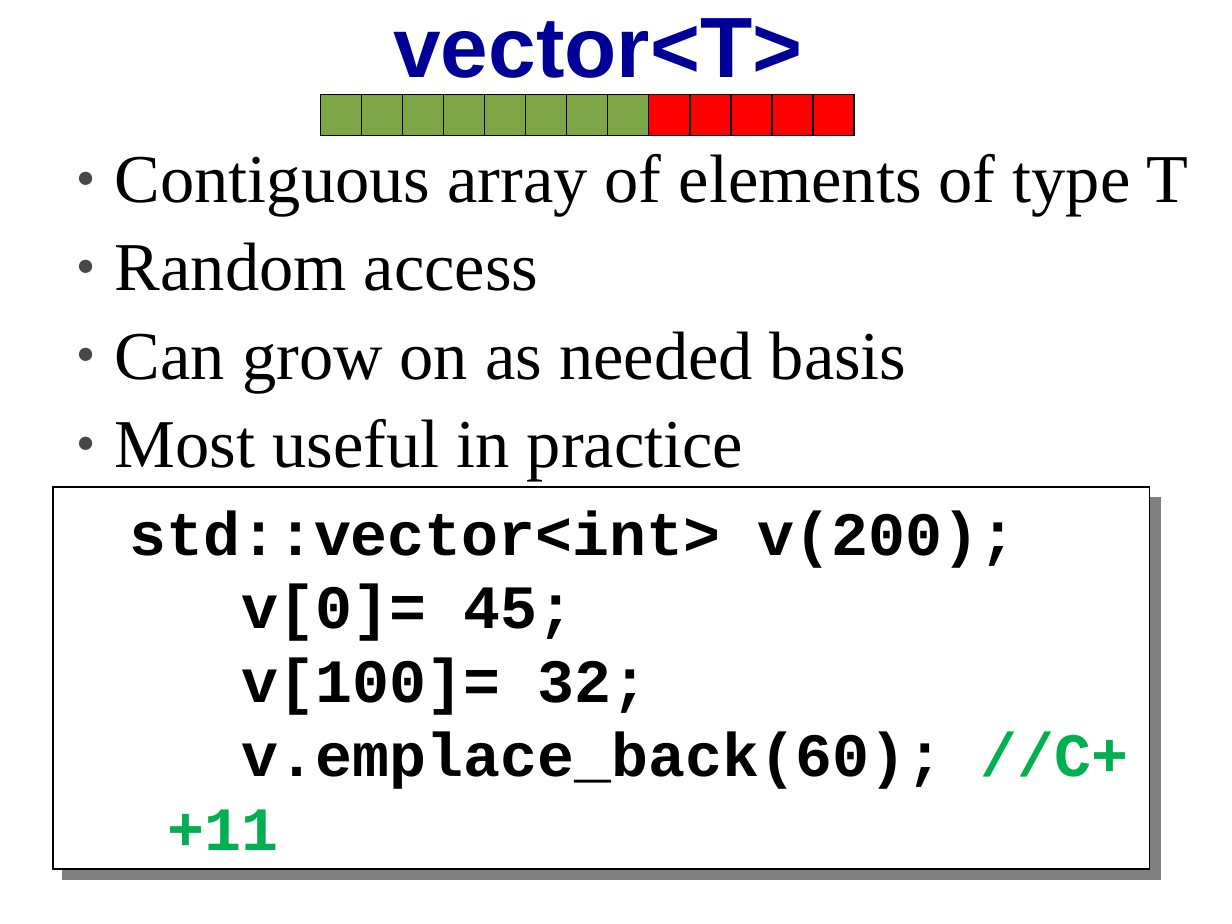
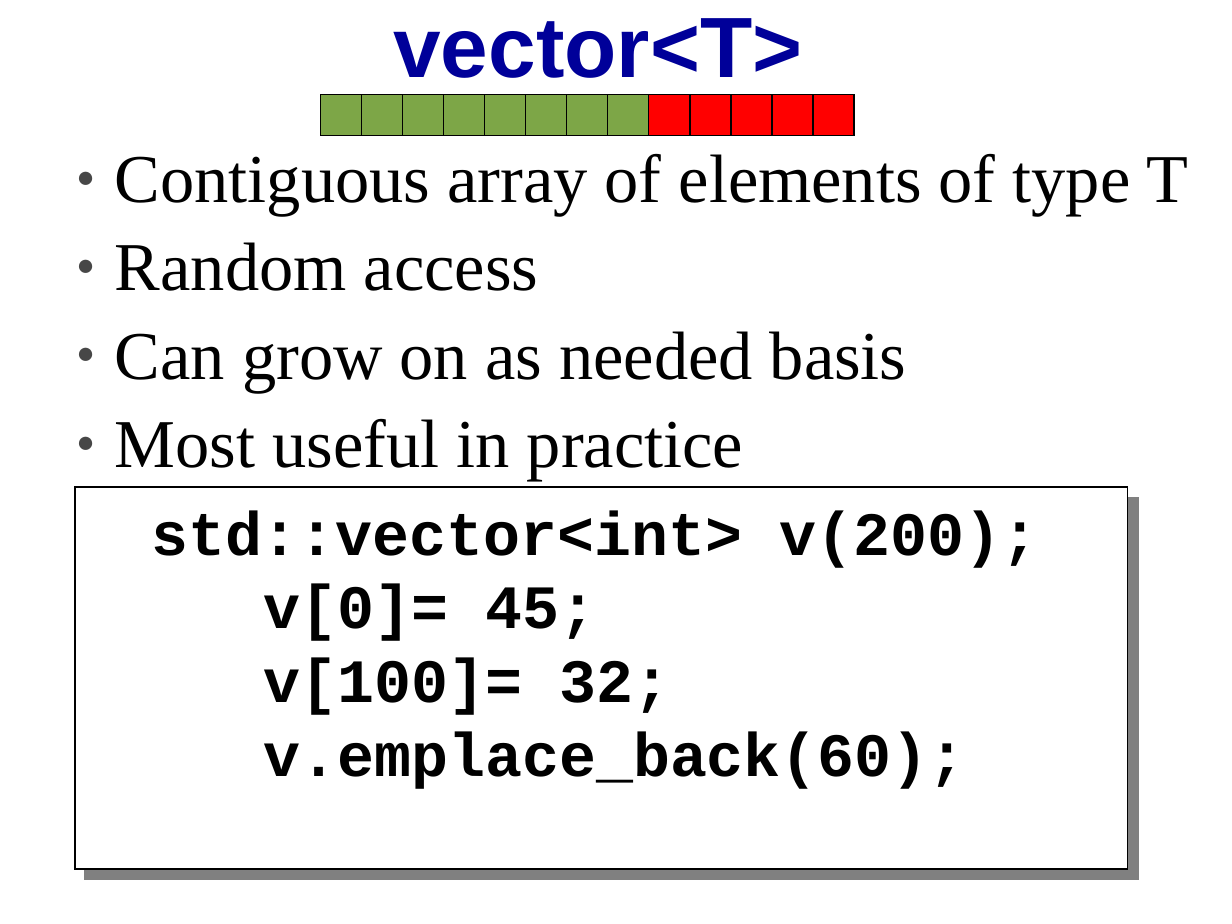
Before and after one commit to cpp-at-ariel/cpp-5781, a slide deck: slide 8 of 10-stl-containers/slides-containers.odp (slide 10 before the commit). Drawn at 1232x924 pixels with LibreOffice and Linux fonts; fonts in the diff are those of the drawing. Boxes give left, top, right and bottom in pixels: in the first picture for what was removed or moved away, otherwise in the second. Text is boxed around its words. In the diff, an @@ line names an element or a change of style, - is before the commit and + after.

```diff
--- a/10-stl-containers/slides-containers.odp
+++ b/10-stl-containers/slides-containers.odp
@@ freeform shape "std::vector<int> v(200);": place and size @@
-freeform shape "std::vector<int> v(200);" at box(53, 488, 1149, 870)
+freeform shape "std::vector<int> v(200);" at box(75, 488, 1127, 870)
@@ text in freeform shape at box(263, 733, 965, 789): text changed @@
-v.emplace_back(60); //C++11
+v.emplace_back(60);
```
Also in this commit, not shown: 6 other slides changed, 2 slides removed.
